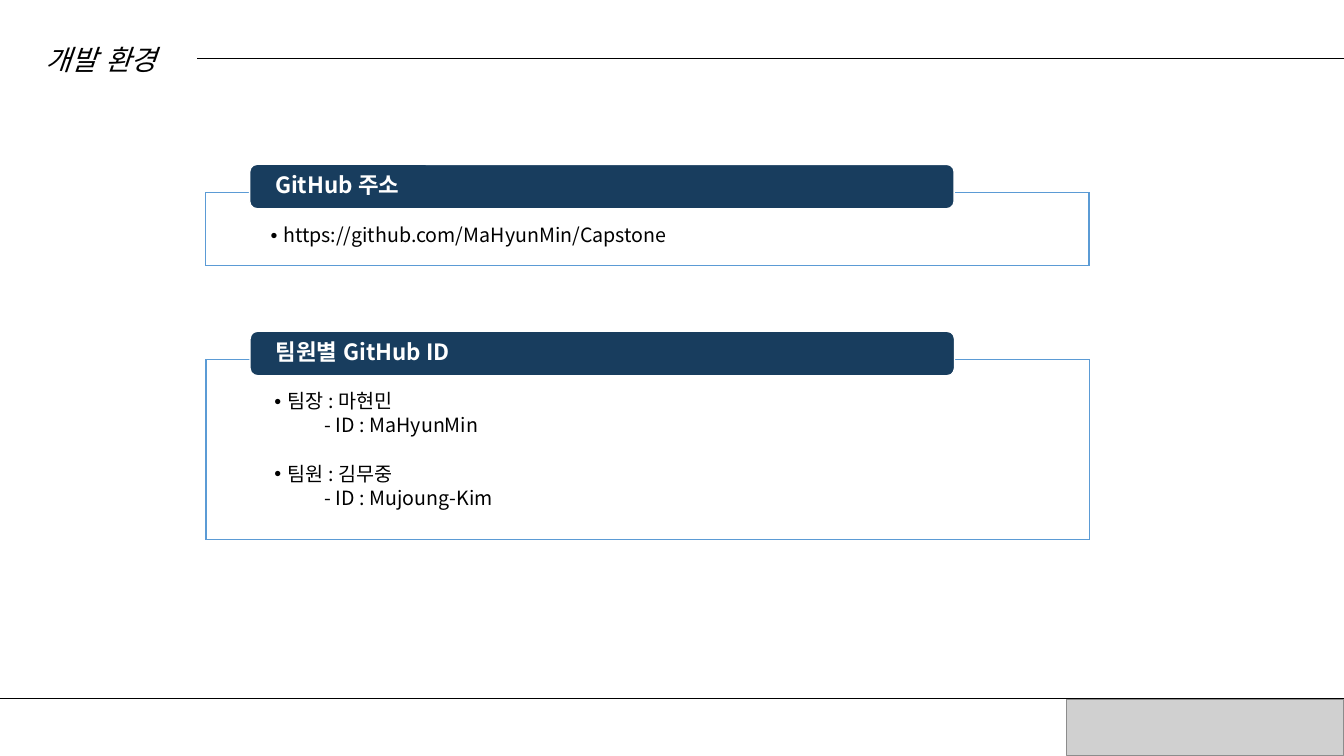
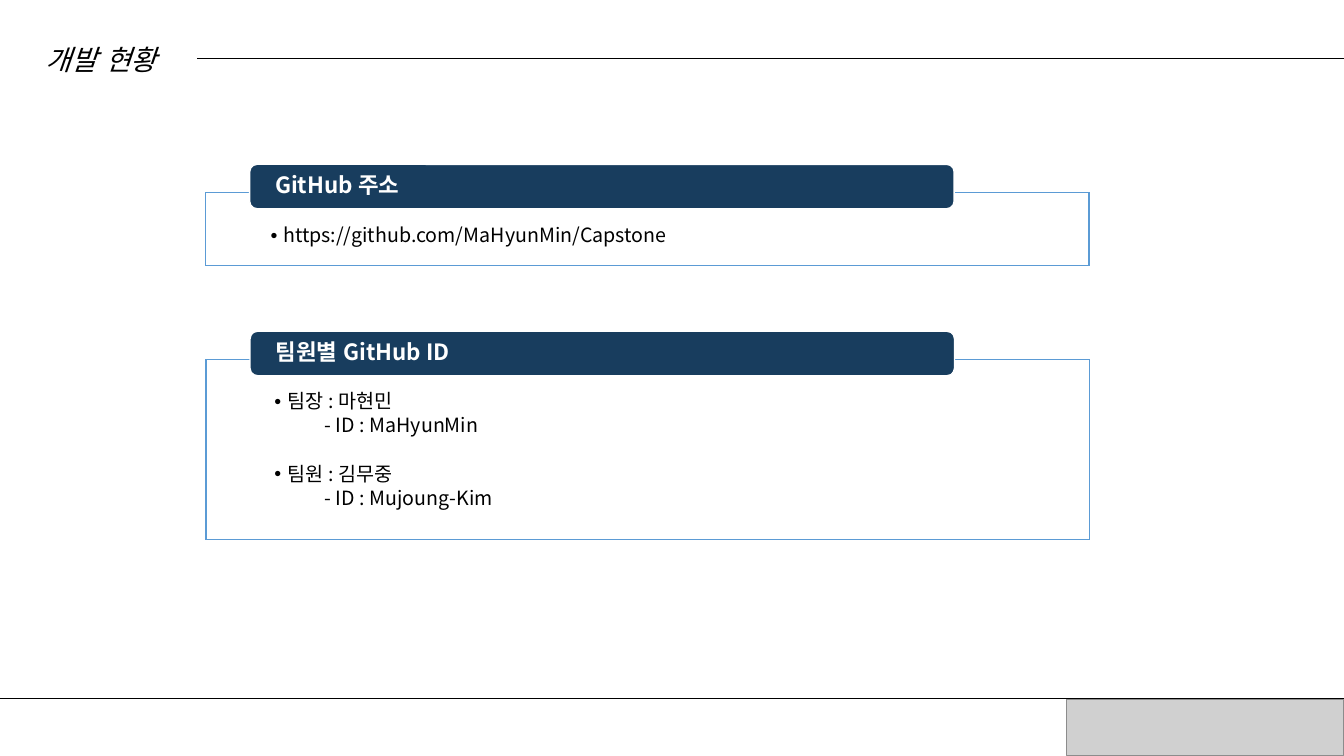
Before and after one commit to MaHyunMin/Capstone, a slide deck: slide 30 of Document/설계서4-9(마현민, 김무중).pptx (slide 25 before the commit). Drawn at 1344x756 pixels with LibreOffice and Linux fonts; fonts in the diff are those of the drawing; grey boxes stand for pictures. Boxes give left, top, right and bottom in pixels: in the first picture for what was removed or moved away, otherwise in the second. Text is boxed around its words. In the diff, an @@ line names an element or a change of style, - is before the commit and + after.

```diff
--- a/Document/설계서4-9(마현민, 김무중).pptx
+++ b/Document/설계서4-9(마현민, 김무중).pptx
@@ text at (46,46,157,73): text changed @@
-개발 환경
+개발 현황
```
Also in this commit, not shown: 9 other slides changed, 6 slides added, 2 slides removed, 3 other files.
